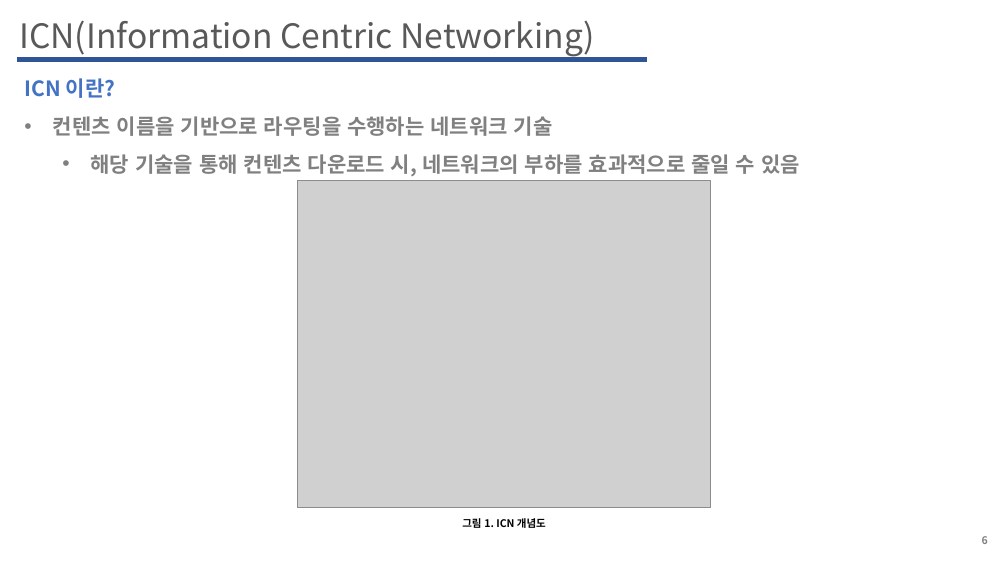
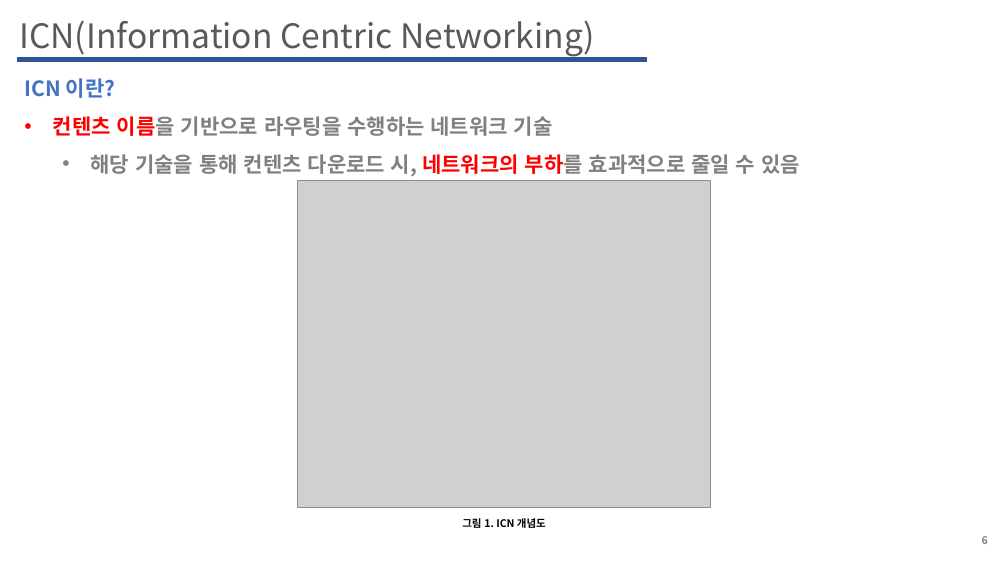
Before and after one commit to WoogiBoogi1129/ICN-NDN, a slide deck: slide 6 of Named-Data-Net/PPT/MEC에서-정보-중심-네트워크-컨텐츠-캐싱-최적화-방안.pptx. Drawn at 1008x567 pixels with LibreOffice and Linux fonts; fonts in the diff are those of the drawing; grey boxes stand for pictures. Boxes give left, top, right and bottom in pixels: in the first picture for what was removed or moved away, otherwise in the second. Text is boxed around its words. In the diff, an @@ line names an element or a change of style, - is before the commit and + after.

```diff
--- a/Named-Data-Net/PPT/MEC에서-정보-중심-네트워크-컨텐츠-캐싱-최적화-방안.pptx
+++ b/Named-Data-Net/PPT/MEC에서-정보-중심-네트워크-컨텐츠-캐싱-최적화-방안.pptx
@@ text at (53,116,800,176): text colour #808080 to #FF0000 in "컨텐츠 이름을", "네트워크의 부하를" @@
```
Also in this commit, not shown: 2 other slides changed, 7 slides added, 1 other file.
